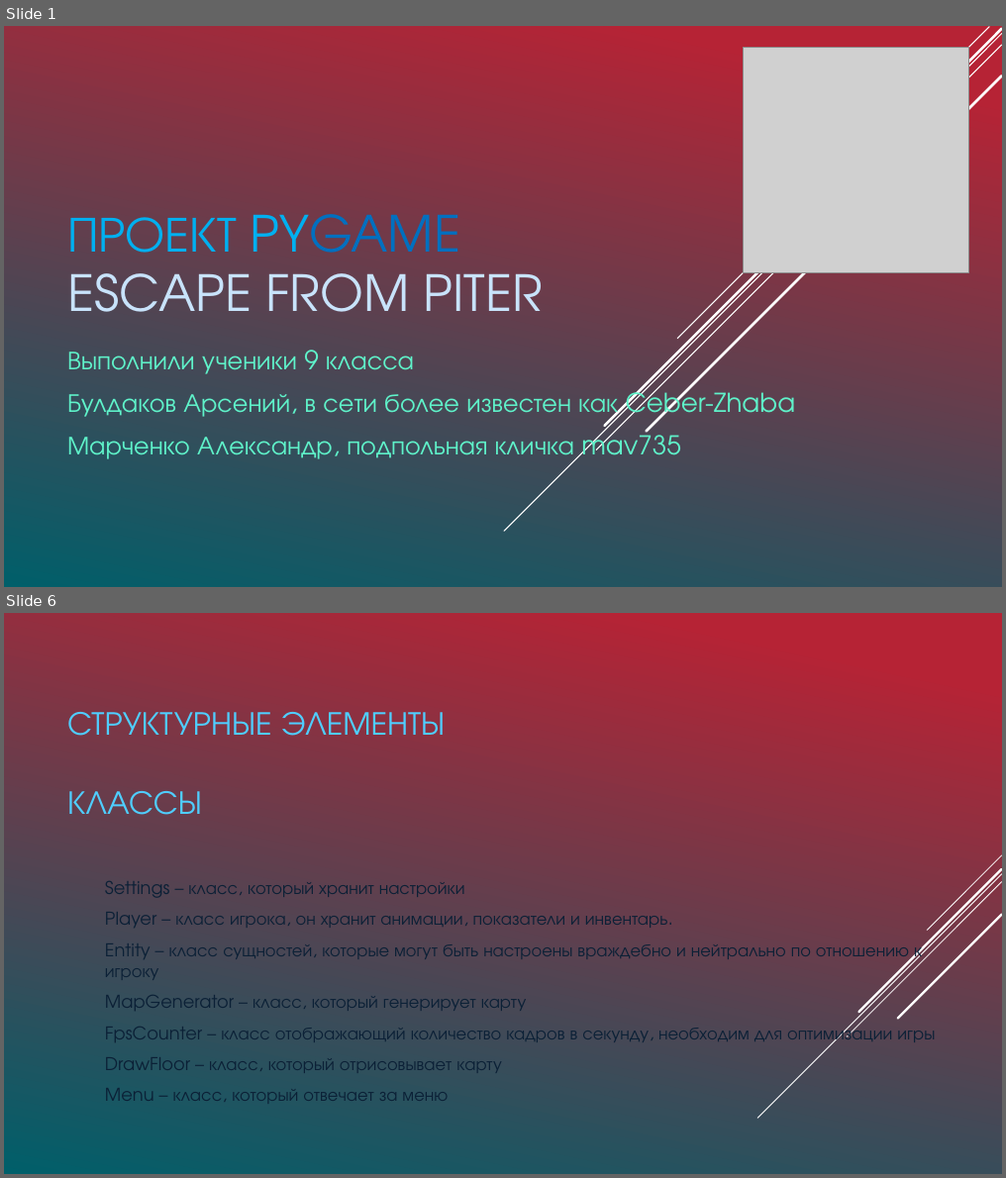
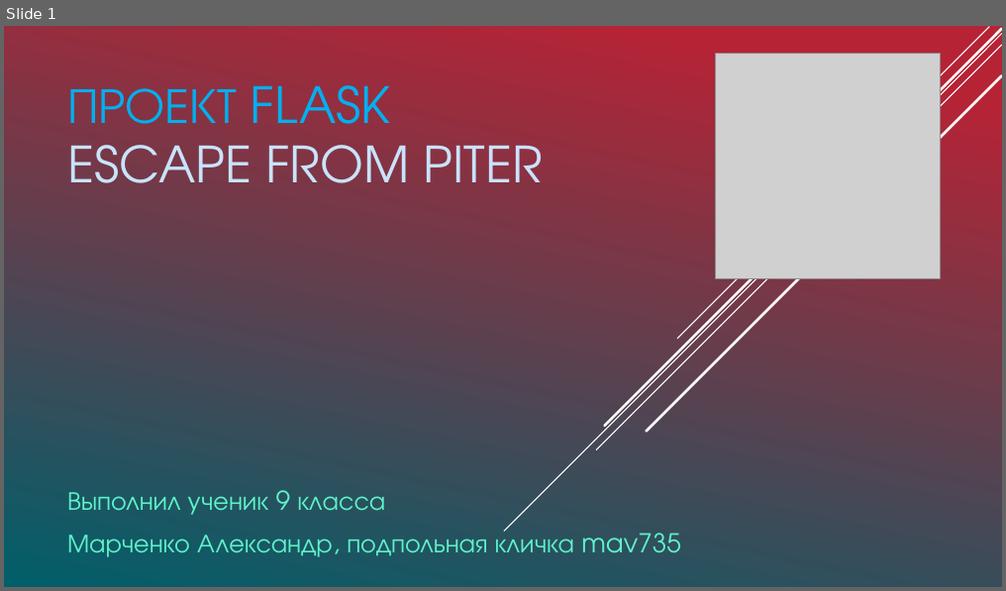
Before and after one commit to mav735/FlaskProject, a slide deck: Проект.pptx. Shown one above the other, each under a label of ours: slides 1 and 6 before the commit, slide 1 after it; the slides between them are not shown. The pictures are 1006x1178 and 1006x591 pixels, drawn with LibreOffice and Linux fonts; fonts in the diff are those of the drawing; grey boxes stand for pictures. Boxes give left, top, right and bottom in pixels: in the first picture for what was removed or moved away, otherwise in the second. Text is boxed around its words. In the diff, an @@ line names an element or a change of style, - is before the commit and + after.

```diff
--- a/Проект.pptx
+++ b/Проект.pptx
@@ slide 6 removed at [4,613,1002,1174], background gradient #B62436 to #00606A @@
@@ title removed at [67,712,445,815] @@
-СТРУКТУРНЫЕ ЭЛЕМЕНТЫ
-КЛАССЫ
@@ text removed at [105,881,935,1101] @@
-  Settings – класс, который хранит настройки
-  Player – класс игрока, он хранит анимации, показатели и инвентарь.
-  Entity – класс сущностей, которые могут быть настроены враждебно и нейтрально по отношению к игроку
-  MapGenerator – класс, который генерирует карту
-  FpsCounter – класс отображающий количество кадров в секунду, необходим для оптимизации игры
-  DrawFloor – класс, который отрисовывает карту
-  Menu – класс, который отвечает за меню
@@ group removed at [757,856,1002,1118]: 5 lines @@
@@ slide 1 changed as well @@
@@ picture: place and size @@
-picture at [743,48,968,274]
+picture at [715,54,941,279]
@@ title at [67,85,542,183]: text changed @@
-ПРОЕКТ PYGAME
-ESCAPE FROM PITER
+ПРОЕКТ FLASK
+ESCAPE FROM PITER
@@ subtitle "Выполнил ученик 9 класса": place and size @@
-subtitle "Выполнил ученик 9 класса" at [67,350,796,462]
+subtitle "Выполнил ученик 9 класса" at [67,490,681,558]
@@ subtitle at [67,490,385,515]: text changed @@
-Выполнили ученики 9 класса
-Булдаков Арсений, в сети более известен как Ceber-Zhaba
+Выполнил ученик 9 класса
```
Also in this commit, not shown: 1 other slide changed, 2 slides added, 6 other slides removed.
